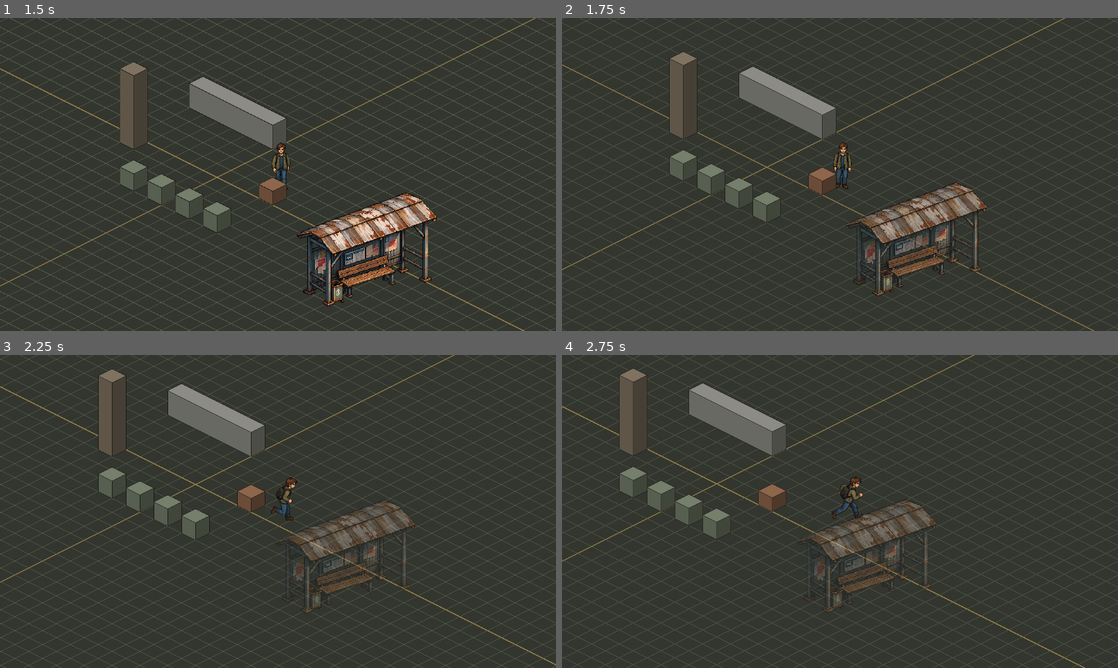
Above: before the commit, frames 1-4 (two rows, left to right).
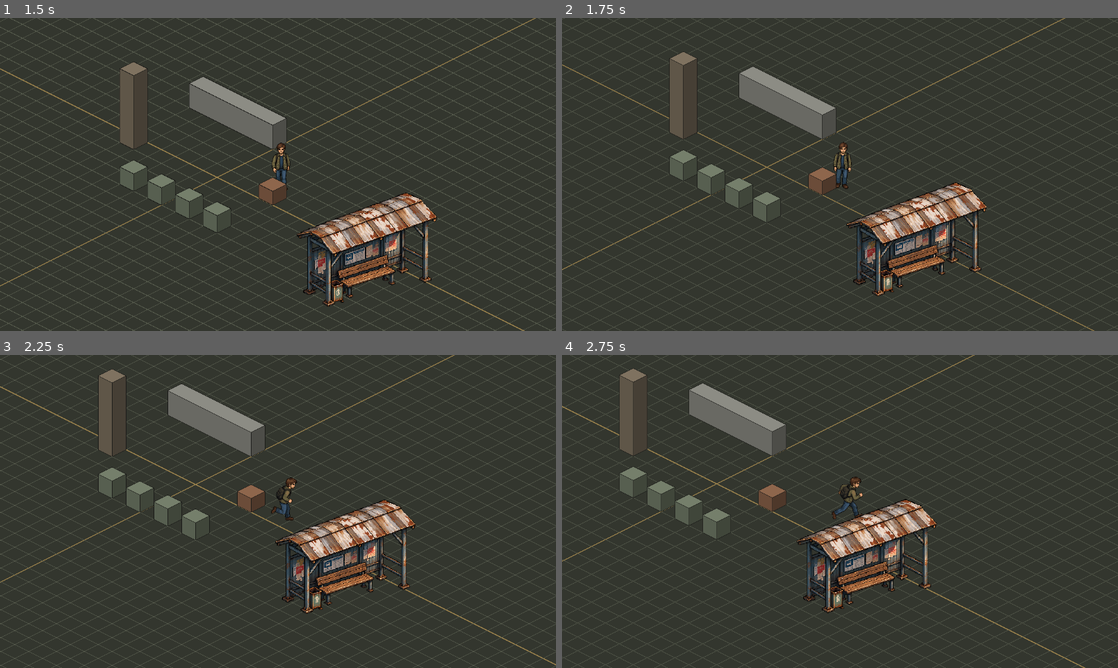
Above: after the commit, the same moments.

Repository: shah86-ia/game-apoc
Game: Godot game, scene res://scenes/test/iso_movement_test.tscn
The game is run twice, just before and just after one commit, with the same random seed, the same clock (stepped at 60 frames per second) and the same inputs.
Inputs:
- Up to frame 1 (1.5 s): tap Enter at 0.5 s; hold D (move_right) 0.53-1.28 s; hold Shift (run) 0.53-1.28 s; hold S (move_down) from 1.28 s (still down); tap Shift (run) at 1.35 s
- Up to frame 2 (1.75 s): keep holding S (move_down)
- Up to frame 3 (2.25 s): release S (move_down) at 2.03 s; hold D (move_right) from 2.03 s (still down); hold Shift (run) from 2.03 s (still down)
- Up to frame 4 (2.75 s): keep holding D (move_right); keep holding Shift (run)

Frame 1 is identical in both runs. In frame 2, 2.5% of the frame differs, in the area x 51-77%, y 52-89%; in frame 3, 3.5%, in the area x 49-75%, y 46-83%; in frame 4, 3.5%.

Commit message:
feat: прозрачность по доле закрытого силуэта героя
Объект становится полупрозрачным, только если его части, рисуемые позже героя,
закрывают не меньше min_coverage (0.25) непрозрачных пикселей кадра героя.
Считаются реальные пиксели спрайтов (с учётом region) и формы полигонов.
Гистерезис: выключение при доле вдвое меньше порога. Порог переопределяется
метаданными occlusion_min_coverage.

Co-Authored-By: Claude Opus 5.5 <noreply@anthropic.com>
Claude-Session: https://claude.ai/code/session_01D5H8uEiPeKCtB9HRVci4Ag

Diff:
--- a/scripts/systems/occlusion_manager.gd
+++ b/scripts/systems/occlusion_manager.gd
@@ -5,15 +5,17 @@
 ## Один такой узел на сцену обслуживает все объекты из группы `occludable`.
 ## Объекту не нужен свой скрипт: достаточно добавить его в группу.
 ##
-## Объект становится полупрозрачным, только если одновременно:
-##   1) хотя бы одна его видимая часть рисуется ПОЗЖЕ героя (порядок Y-sort);
-##   2) видимая форма этой части (полигоны / спрайты, а не коллизия)
-##      пересекается с непрозрачной частью текущего кадра героя.
+## Объект становится полупрозрачным, только если его видимые части, которые рисуются
+## ПОЗЖЕ героя (порядок Y-sort), закрывают заметную долю непрозрачных пикселей
+## текущего кадра героя (порог min_coverage). Считаются реальные пиксели:
+## у полигонов — их форма, у спрайтов — непрозрачные пиксели картинки.
+## Коллизия и дистанция до героя не используются.
 ##
 ## Параметры конкретного объекта можно переопределить метаданными
 ## (Инспектор → Metadata → Add Metadata):
 ##   occlusion_alpha       (float) — непрозрачность при перекрытии;
 ##   occlusion_fade_time   (float) — время перехода, сек;
+##   occlusion_min_coverage (float) — своя доля закрытого героя для включения;
 ##   occlusion_enabled     (bool)  — false временно отключает объект.
 ##
 ## Прозрачность меняется через modulate у визуальных дочерних узлов объекта
@@ -34,13 +36,24 @@
 ## когда силуэт героя меняется от кадра к кадру анимации.
 @export_range(0.0, 1.0, 0.01) var release_delay: float = 0.1
 
-## Расширение контура героя в пикселях при проверке (запас вокруг силуэта).
-@export var target_margin: float = 2.0
+## Какая доля непрозрачных пикселей героя должна быть закрыта объектом, чтобы он стал
+## полупрозрачным (0.25 = четверть силуэта). Выключается при доле вдвое меньше — без мерцания.
+@export_range(0.0, 1.0, 0.01) var min_coverage: float = 0.25
+
+## Шаг выборки пикселей героя (в пикселях текстуры). Меньше — точнее, но дороже.
+@export_range(1, 16, 1) var sample_step: int = 3
+
+## Последняя посчитанная доля перекрытия по объекту (для отладки и тестов).
+var last_coverage: Dictionary = {}
 
 ## Состояние по каждому объекту: { Node: {targets, alphas, occluded, release_timer} }.
 var _states: Dictionary = {}
-## Кэш непрозрачной области кадров: { Texture2D: Rect2 }.
+## Кэш непрозрачной области кадров: { [Texture2D, Rect2]: Rect2 }.
 var _used_rect_cache: Dictionary = {}
+## Кэш распакованных изображений: { Texture2D: Image }.
+var _image_cache: Dictionary = {}
+## Кэш выборки непрозрачных пикселей кадра героя: { Texture2D: PackedVector2Array }.
+var _sample_cache: Dictionary = {}
 
 
 func _process(delta: float) -> void:
@@ -48,6 +61,7 @@
 		return
 
 	var hero_poly := _target_polygon()
+	var hero_samples := _target_samples()
 	var hero_sort_y := _sort_key(target_sprite)
 
 	var alive := {}
@@ -61,7 +75,11 @@
 			_states[obj] = st
 
 		var enabled: bool = obj.get_meta(&"occlusion_enabled", true)
-		var now_occluding := enabled and _is_occluding(st.targets, hero_poly, hero_sort_y)
+		var threshold: float = obj.get_meta(&"occlusion_min_coverage", min_coverage)
+		var coverage := _coverage(st.targets, hero_poly, hero_samples, hero_sort_y) if enabled else 0.0
+		last_coverage[obj] = coverage
+		# Гистерезис: включаем на пороге, держим, пока покрытие не упадёт вдвое.
+		var now_occluding := coverage >= threshold if not st.occluded else coverage >= threshold * 0.5
 
 		if now_occluding:
 			st.occluded = true
@@ -87,6 +105,7 @@
 		if not alive.has(obj):
 			_restore(obj)
 			_states.erase(obj)
+			last_coverage.erase(obj)
 
 
 ## Запоминает визуальные части объекта и их исходную непрозрачность.
@@ -110,52 +129,90 @@
 			st.targets[i].modulate.a = st.alphas[i]
 
 
-## true, если хоть одна видимая часть рисуется позже героя и закрывает его силуэт.
-func _is_occluding(targets: Array, hero_poly: PackedVector2Array, hero_sort_y: float) -> bool:
+## Доля непрозрачных пикселей героя (0…1), закрытых видимыми частями объекта,
+## которые рисуются позже героя.
+func _coverage(targets: Array, hero_poly: PackedVector2Array, samples: PackedVector2Array, hero_sort_y: float) -> float:
+	if samples.is_empty():
+		return 0.0
+	# Части объекта, которые рисуются позже героя и хотя бы грубо пересекают его силуэт.
+	var parts: Array[Dictionary] = []
 	for t in targets:
-		if not is_instance_valid(t) or not t.is_visible_in_tree():
-			continue
-		var shapes: Array[PackedVector2Array] = []
-		_collect_shapes(t, shapes)
-		# shapes: [ключ сортировки (в .y первой точки), полигон, ключ, полигон, …]
-		for i in range(0, shapes.size(), 2):
-			var sort_y := shapes[i][0].y
-			if sort_y <= hero_sort_y:
-				continue # эта часть рисуется раньше героя — не закрывает
-			if not Geometry2D.intersect_polygons(shapes[i + 1], hero_poly).is_empty():
-				return true
-	return false
-
-
-## Собирает видимые формы узла и его потомков в глобальных координатах,
-## парами: [ключ сортировки, полигон].
-func _collect_shapes(node: Node, out: Array[PackedVector2Array]) -> void:
+		if is_instance_valid(t) and t.is_visible_in_tree():
+			_collect_parts(t, parts)
+	var front: Array[Dictionary] = []
+	for part in parts:
+		if part.key > hero_sort_y and not Geometry2D.intersect_polygons(part.bounds, hero_poly).is_empty():
+			front.append(part)
+	if front.is_empty():
+		return 0.0
+	var covered := 0
+	for g in samples:
+		for part in front:
+			if _part_covers(part, g):
+				covered += 1
+				break
+	return float(covered) / samples.size()
+
+
+## Собирает видимые части узла и его потомков: ключ сортировки, грубая рамка
+## в глобальных координатах и сам узел (для попиксельной проверки).
+func _collect_parts(node: Node, out: Array[Dictionary]) -> void:
 	if node is CanvasItem and not node.visible:
 		return
-	var poly := PackedVector2Array()
+	var bounds := PackedVector2Array()
 	if node is Polygon2D and node.polygon.size() >= 3:
 		var xf: Transform2D = node.global_transform.translated_local(node.offset)
-		poly = xf * node.polygon
+		bounds = xf * node.polygon
 	elif node is Sprite2D and node.texture:
 		var r: Rect2 = node.get_rect()
 		if node.hframes == 1 and node.vframes == 1:
 			var region: Rect2 = node.region_rect if node.region_enabled else Rect2()
 			var used := _used_rect(node.texture, region)
 			r = Rect2(r.position + used.position, used.size)
-		poly = _rect_to_global(node, r)
+		bounds = _rect_to_global(node, r)
 	elif node is AnimatedSprite2D and node.sprite_frames:
 		var tex: Texture2D = node.sprite_frames.get_frame_texture(node.animation, node.frame)
 		if tex:
 			var size := tex.get_size()
 			var origin: Vector2 = node.offset - (size / 2.0 if node.centered else Vector2.ZERO)
 			var used := _used_rect(tex)
-			poly = _rect_to_global(node, Rect2(origin + used.position, used.size))
-	if poly.size() >= 3:
-		out.append(PackedVector2Array([Vector2(0.0, _sort_key(node))]))
-		out.append(poly)
+			bounds = _rect_to_global(node, Rect2(origin + used.position, used.size))
+	if bounds.size() >= 3 and _area(bounds) > 0.0:
+		out.append({"key": _sort_key(node), "bounds": bounds, "node": node})
 	for child in node.get_children():
 		if not (child is CollisionShape2D or child is CollisionPolygon2D or child is CollisionObject2D):
-			_collect_shapes(child, out)
+			_collect_parts(child, out)
+
+
+## Закрывает ли видимая часть точку g (глобальные координаты): форма полигона
+## или непрозрачный пиксель картинки.
+func _part_covers(part: Dictionary, g: Vector2) -> bool:
+	var node: Node = part.node
+	if node is Polygon2D:
+		return Geometry2D.is_point_in_polygon(g, part.bounds)
+	var tex: Texture2D
+	var rect: Rect2
+	var src_origin := Vector2.ZERO
+	if node is Sprite2D:
+		tex = node.texture
+		rect = node.get_rect()
+		if node.region_enabled:
+			src_origin = node.region_rect.position
+	elif node is AnimatedSprite2D:
+		tex = node.sprite_frames.get_frame_texture(node.animation, node.frame)
+		var size := tex.get_size()
+		rect = Rect2(node.offset - (size / 2.0 if node.centered else Vector2.ZERO), size)
+	else:
+		return false
+	var local: Vector2 = (node as CanvasItem).get_global_transform().affine_inverse() * g
+	if not rect.has_point(local):
+		return false
+	var img := _image(tex)
+	if img == null:
+		return true
+	var px := Vector2i(src_origin + (local - rect.position))
+	px = px.clamp(Vector2i.ZERO, img.get_size() - Vector2i.ONE)
+	return img.get_pixelv(px).a > 0.5
 
 
 ## Ключ Y-sort: позиция того предка, который участвует в сортировке.
@@ -167,7 +224,7 @@
 	return (n as Node2D).global_position.y if n is Node2D else 0.0
 
 
-## Непрозрачная часть текущего кадра героя в глобальных координатах (с запасом).
+## Рамка непрозрачной части кадра героя (для быстрой отсечки далёких объектов).
 func _target_polygon() -> PackedVector2Array:
 	var s := target_sprite
 	var tex: Texture2D = s.sprite_frames.get_frame_texture(s.animation, s.frame)
@@ -178,11 +235,48 @@
 	var origin: Vector2 = s.offset - (size / 2.0 if s.centered else Vector2.ZERO)
 	var local := Rect2(origin + used.position, used.size)
 	var poly := _rect_to_global(s, local)
-	if target_margin > 0.0:
-		var grown := Geometry2D.offset_polygon(poly, target_margin)
-		if not grown.is_empty():
-			return grown[0]
-	return poly
+	# Небольшой запас, чтобы грубая проверка не отсекала касание по краю.
+	var grown := Geometry2D.offset_polygon(poly, 2.0)
+	return grown[0] if not grown.is_empty() else poly
+
+
+## Непрозрачные пиксели текущего кадра героя (с шагом sample_step) в глобальных координатах.
+func _target_samples() -> PackedVector2Array:
+	var s := target_sprite
+	var tex: Texture2D = s.sprite_frames.get_frame_texture(s.animation, s.frame)
+	if tex == null:
+		return PackedVector2Array()
+	if not _sample_cache.has(tex):
+		var pts := PackedVector2Array()
+		var img := _image(tex)
+		if img:
+			var used := img.get_used_rect()
+			for y in range(used.position.y, used.end.y, sample_step):
+				for x in range(used.position.x, used.end.x, sample_step):
+					if img.get_pixel(x, y).a > 0.5:
+						pts.append(Vector2(x + 0.5, y + 0.5))
+		_sample_cache[tex] = pts
+	var size := tex.get_size()
+	var origin: Vector2 = s.offset - (size / 2.0 if s.centered else Vector2.ZERO)
+	var xf := s.get_global_transform().translated_local(origin)
+	return xf * (_sample_cache[tex] as PackedVector2Array)
+
+
+func _image(tex: Texture2D) -> Image:
+	if _image_cache.has(tex):
+		return _image_cache[tex]
+	var img := tex.get_image()
+	if img and img.is_compressed():
+		img.decompress()
+	_image_cache[tex] = img
+	return img
+
+
+func _area(poly: PackedVector2Array) -> float:
+	var a := 0.0
+	for i in poly.size():
+		a += poly[i].cross(poly[(i + 1) % poly.size()])
+	return absf(a) * 0.5
 
 
 ## Прямоугольник непрозрачных пикселей кадра (считается один раз на текстуру).
@@ -194,10 +288,8 @@
 		return _used_rect_cache[key]
 	var full := region.has_area()
 	var r := Rect2(Vector2.ZERO, region.size if full else tex.get_size())
-	var img := tex.get_image()
+	var img := _image(tex)
 	if img:
-		if img.is_compressed():
-			img.decompress()
 		if full:
 			img = img.get_region(Rect2i(region))
 		r = Rect2(img.get_used_rect())
